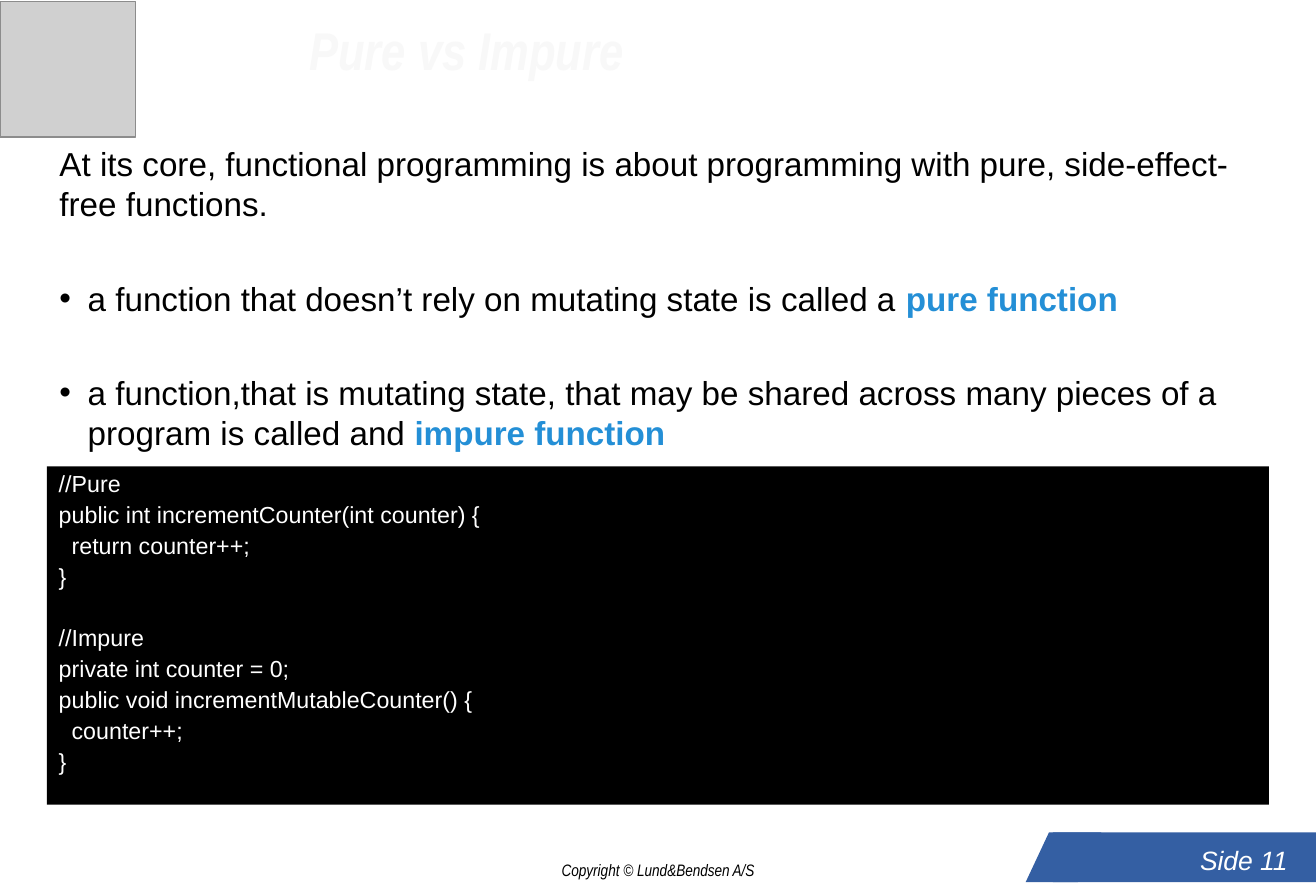
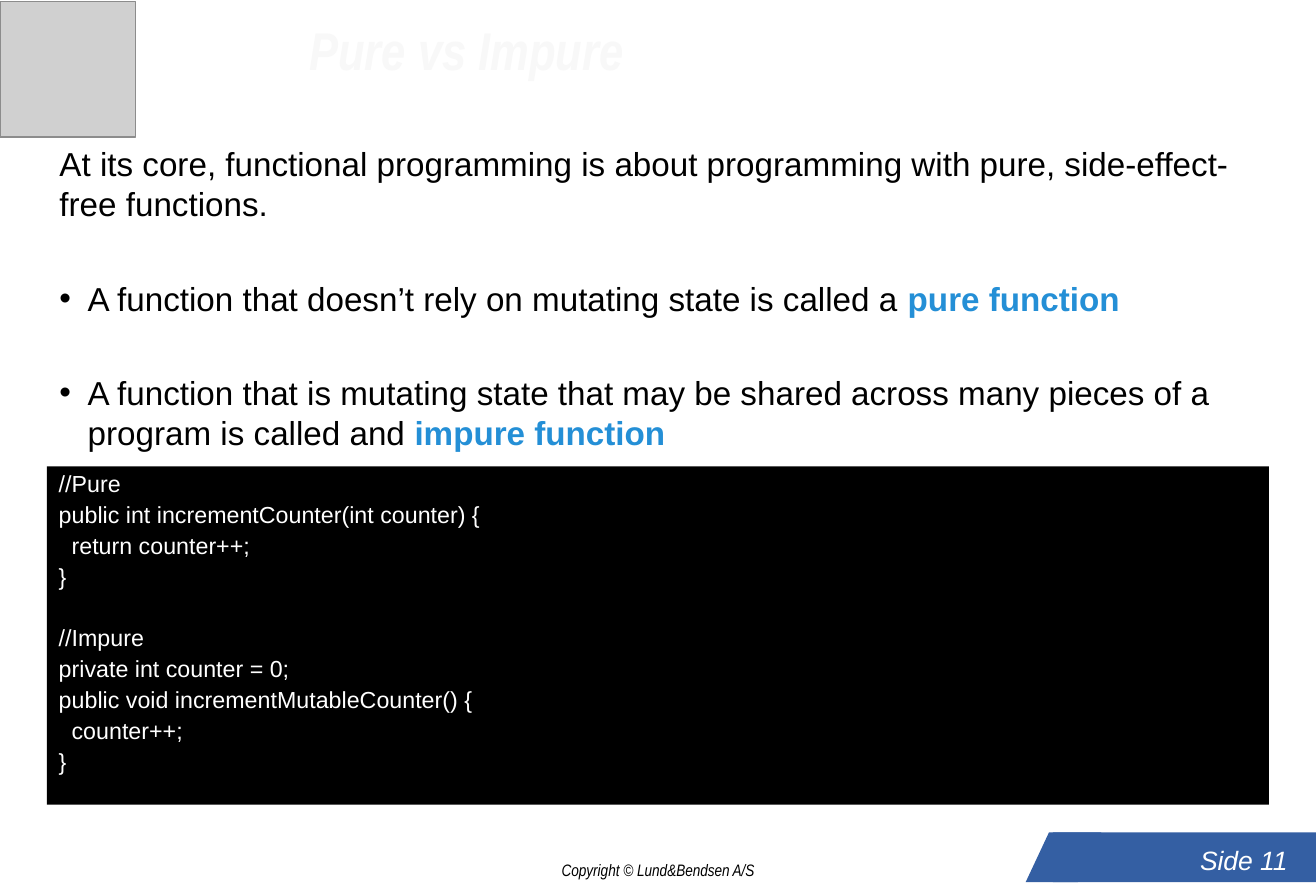
Before and after one commit to LundOgBendsen/LBE2921-Scala, a slide deck: slide 11 of slides/03_functional_prog.ppt. Drawn at 1316x895 pixels with LibreOffice and Linux fonts; fonts in the diff are those of the drawing; grey boxes stand for pictures; background and template pictures are left out. Boxes give left, top, right and bottom in pixels: in the first picture for what was removed or moved away, otherwise in the second. Text is boxed around its words. In the diff, an @@ line names an element or a change of style, - is before the commit and + after.

```diff
--- a/slides/03_functional_prog.ppt
+++ b/slides/03_functional_prog.ppt
@@ text at <box>88,287,1209,451</box>: text changed @@
-• a function that doesn’t rely on mutating state is called a pure function
-• a function,that is mutating state, that may be shared across many pieces of a program is called and impure function
+• A function that doesn’t rely on mutating state is called a pure function
+• A function that is mutating state that may be shared across many pieces of a program is called and impure function
```
Also in this commit, not shown: 2 other slides changed, 7 other files.
